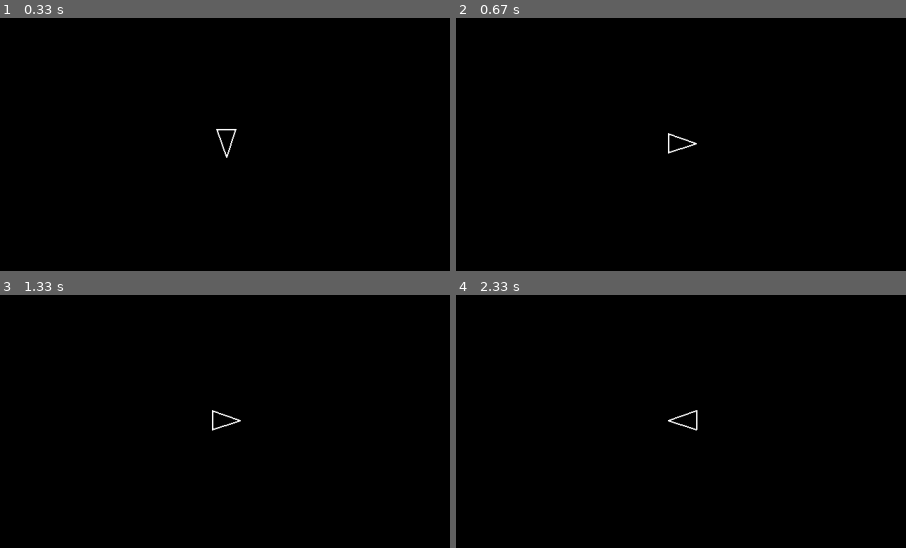
Above: before the commit, frames 1-4 (two rows, left to right).
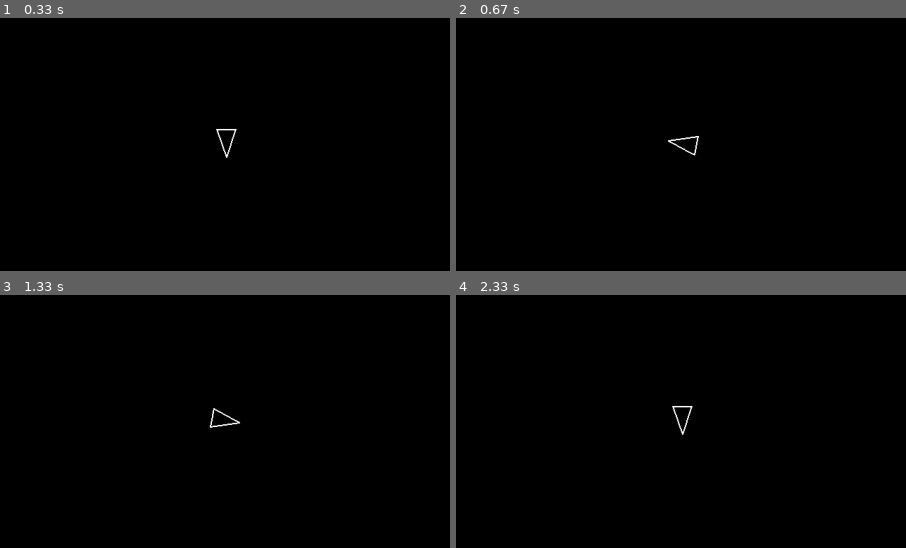
Above: after the commit, the same moments.

Repository: MadMushy/pygame_astroid
Game: pygame game, started from main.py
The game is run twice, just before and just after one commit, with the same random seed, the same clock (stepped at 60 frames per second) and the same inputs.
Inputs:
- Up to frame 1 (0.33 s): no input
- Up to frame 2 (0.67 s): hold D from 0.33 s (still down)
- Up to frame 3 (1.33 s): release D at 0.8 s; hold D 0.83-1.3 s
- Up to frame 4 (2.33 s): hold A 1.33-1.87 s; hold A 1.9-2.3 s
The pictures show only the part of the screen within x 25-75%, y 25-75%; the shares and areas given below are measured in that part.

Frame 1 is identical in both runs. In frame 2, 0.3% of the frame differs, in the area x 47-54%, y 45-55%; in frame 3, 0.2%; in frame 4, 0.3%.

Commit message:
Player Rotate

Diff:
--- a/player.py
+++ b/player.py
@@ -33,12 +33,12 @@
         pygame.draw.polygon(screen, "white", self.triangle(), width=2)
 
     def rotate(self,dt):
-        dt = dt + PLAYER_TURN_SPEED*dt
+        self.rotation += PLAYER_TURN_SPEED*dt
 
     def update(self, dt):
         keys = pygame.key.get_pressed()
 
         if keys[pygame.K_a]:
-            self.rotation = 90
+            self.rotate(-dt)
         if keys[pygame.K_d]:
-            self.rotation = 270
+            self.rotate(dt)
